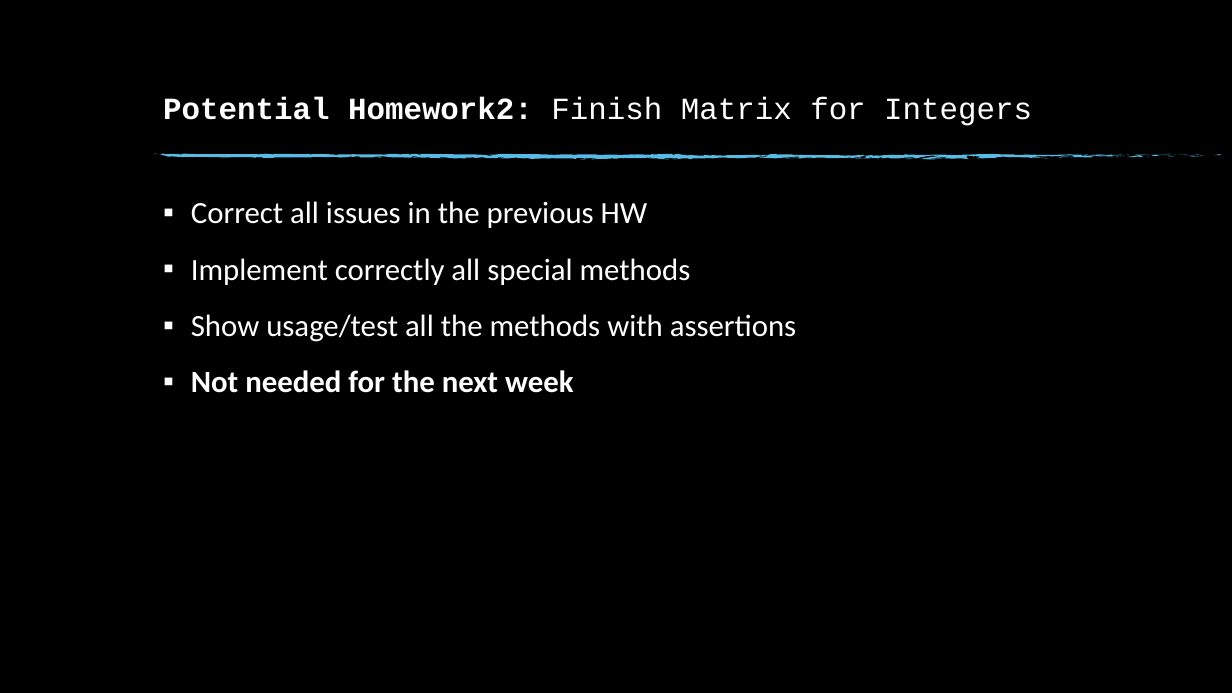
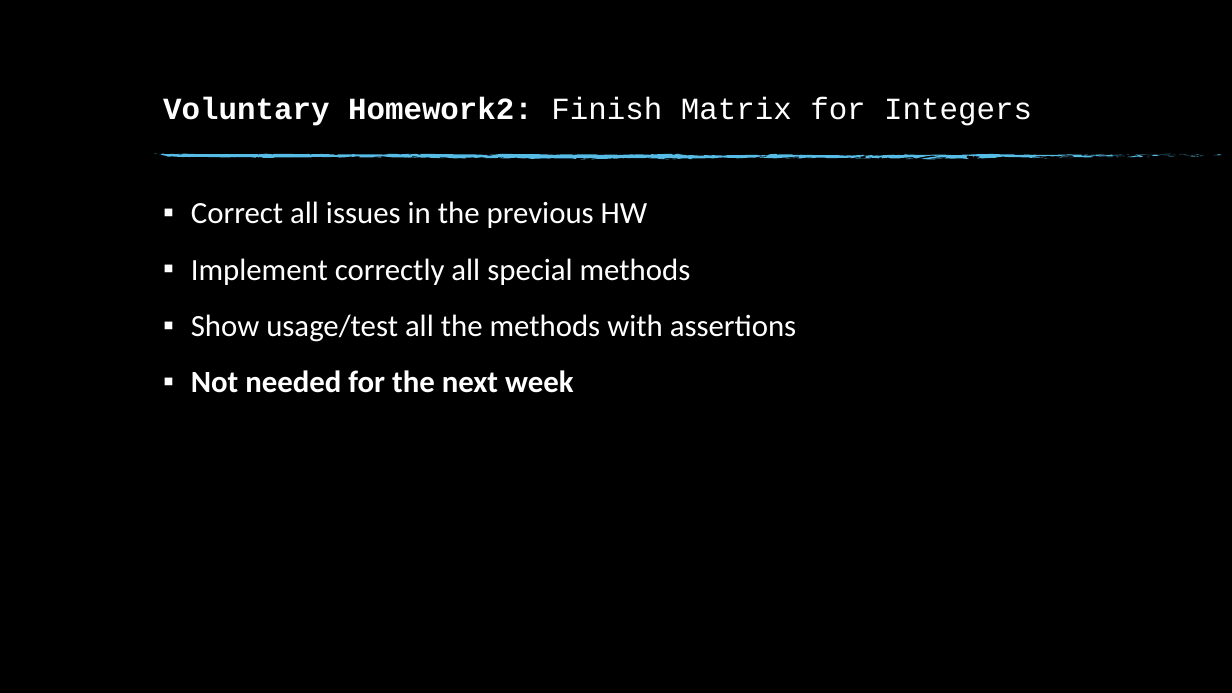
Before and after one commit to fan1x/fan1x.github.io, a slide deck: slide 8 of data/2021-22/cpp/ex03.pptx. Drawn at 1232x693 pixels with LibreOffice and Linux fonts; fonts in the diff are those of the drawing; background and template pictures are left out. Boxes give left, top, right and bottom in pixels: in the first picture for what was removed or moved away, otherwise in the second. Text is boxed around its words. In the diff, an @@ line names an element or a change of style, - is before the commit and + after.

Commit message:
[cpp21] update slides

```diff
--- a/data/2021-22/cpp/ex03.pptx
+++ b/data/2021-22/cpp/ex03.pptx
@@ title at bbox=[163, 97, 1032, 126]: text changed @@
-Potential Homework2: Finish Matrix for Integers
+Voluntary Homework2: Finish Matrix for Integers
```
Also in this commit, not shown: 1 other file.
